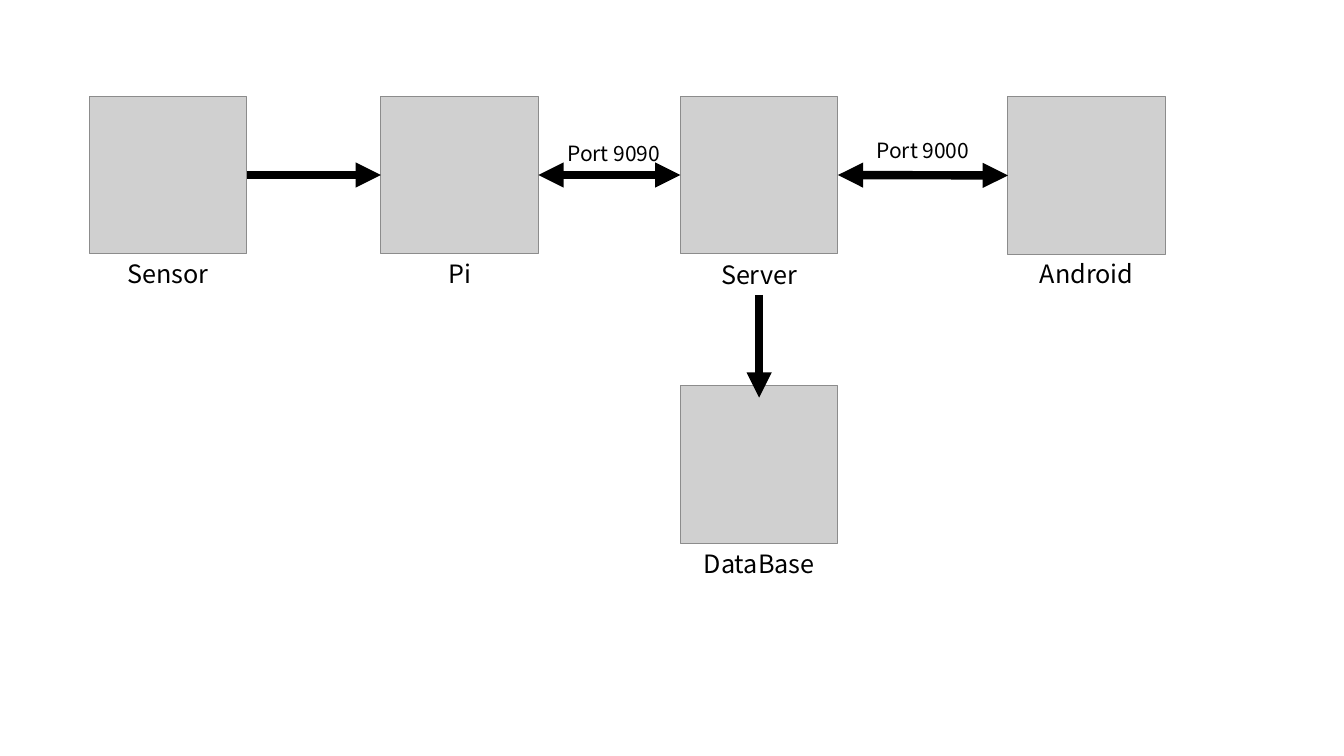
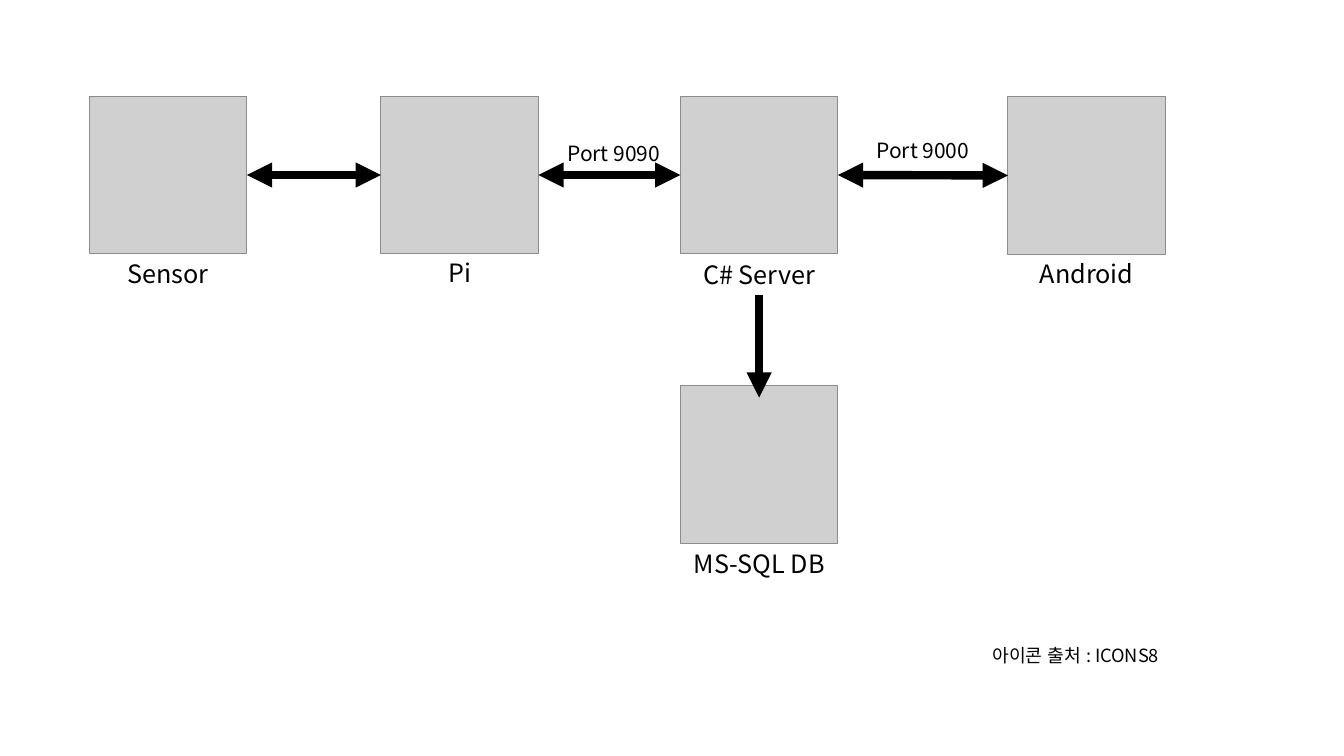
Before and after one commit to SongYeonSeok/Server, a slide deck: slide 1 of 서버 구성.pptx. Drawn at 1344x756 pixels with LibreOffice and Linux fonts; fonts in the diff are those of the drawing; grey boxes stand for pictures. Boxes give left, top, right and bottom in pixels: in the first picture for what was removed or moved away, otherwise in the second. Text is boxed around its words. In the diff, an @@ line names an element or a change of style, - is before the commit and + after.

```diff
--- a/서버 구성.pptx
+++ b/서버 구성.pptx
@@ arrow (247, 175) - (381, 175): arrow to double arrow @@
@@ text at box(703, 265, 815, 285): text changed @@
-Server
+C# Server
@@ text at box(694, 554, 825, 578): text changed @@
-DataBase
+MS-SQL DB
@@ text added at box(992, 647, 1159, 664), 13 pt, text #000000 @@
+아이콘 출처 : ICONS8
```
Also in this commit, not shown: 2 other slides changed, 1 slide added, 7 other files.
